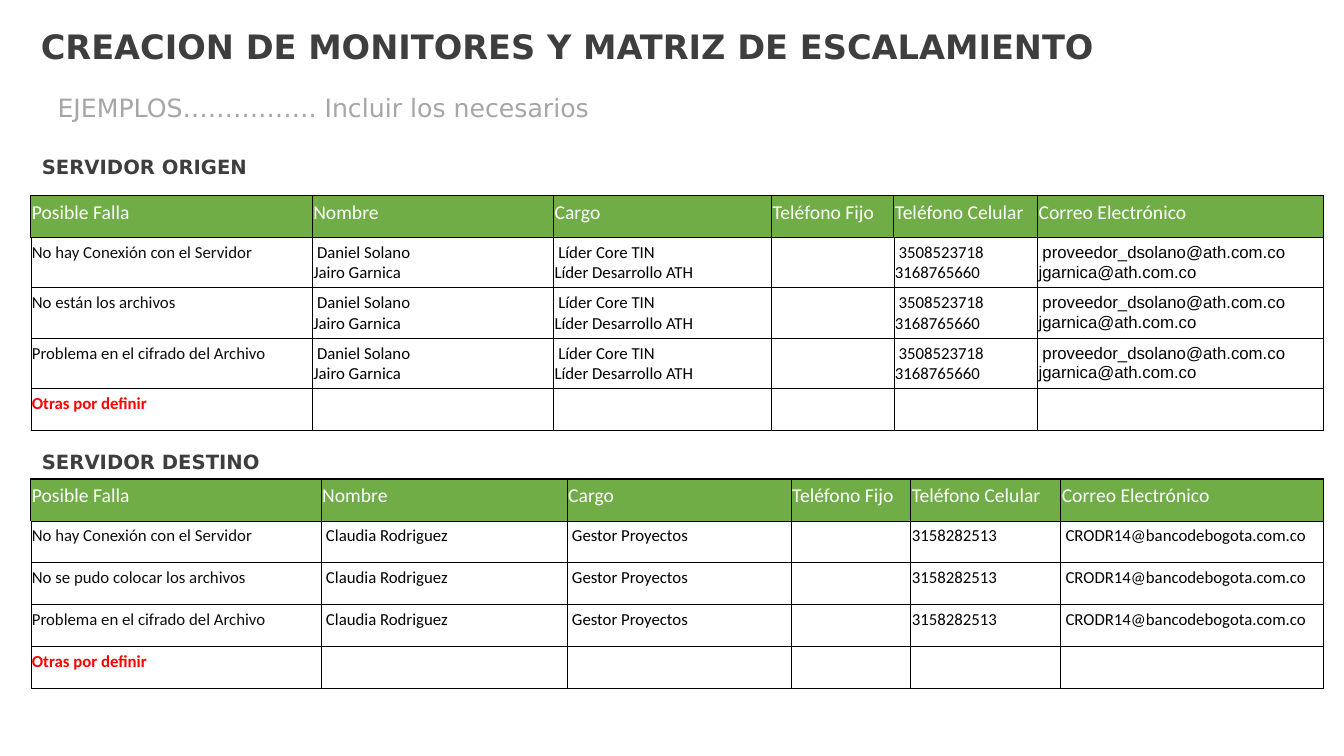
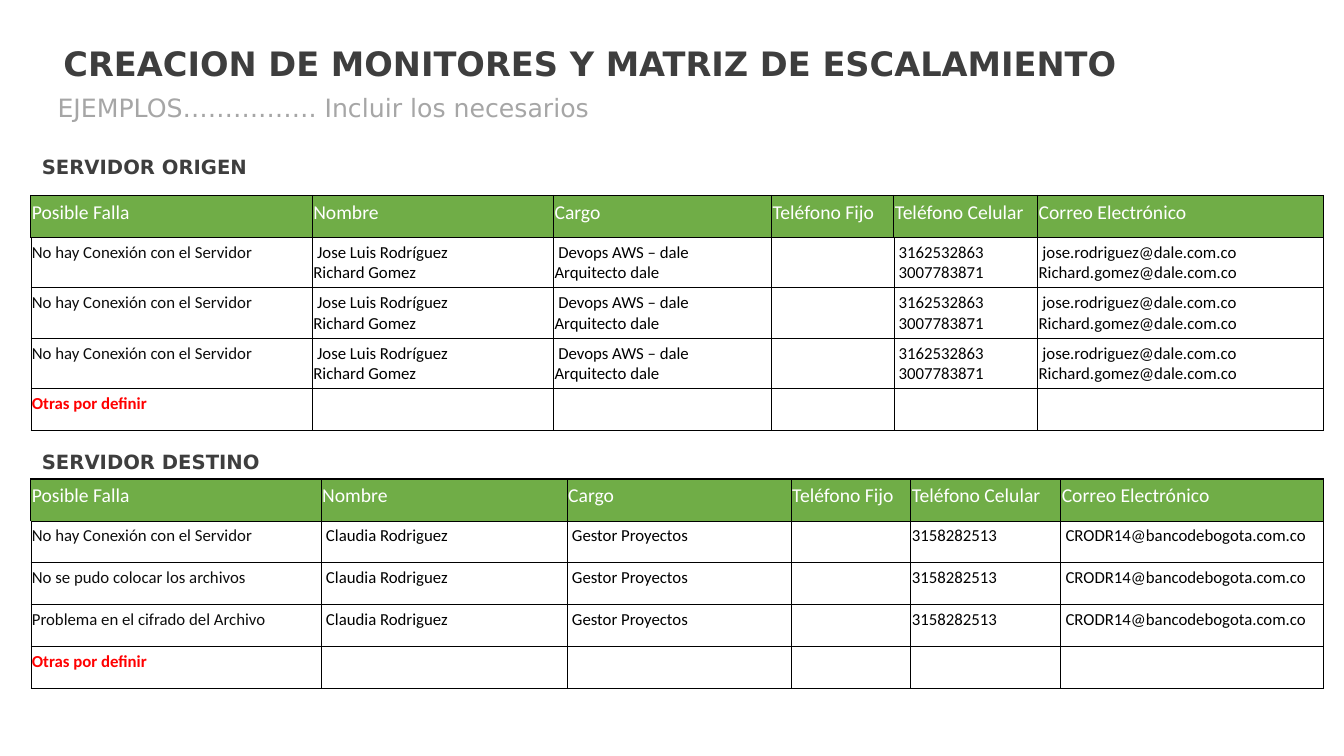
Before and after one commit to keos2017/Flujos-GAW-AWS, a slide deck: slide 10 of RQ35314/Entrega RQ35314_transferenciaArchivos.pptx. Drawn at 1344x756 pixels with LibreOffice and Linux fonts; fonts in the diff are those of the drawing; background and template pictures are left out. Boxes give left, top, right and bottom in pixels: in the first picture for what was removed or moved away, otherwise in the second. Text is boxed around its words. In the diff, an @@ line names an element or a change of style, - is before the commit and + after.

Commit message:
Control de cambio sobre flujo dale cashback, se retira del RQ35314 y se ajusta presentacion powerpoint al igual que el documento

```diff
--- a/RQ35314/Entrega RQ35314_transferenciaArchivos.pptx
+++ b/RQ35314/Entrega RQ35314_transferenciaArchivos.pptx
@@ text "CREACION DE MONITORES Y MATRIZ ...": place and size @@
-text "CREACION DE MONITORES Y MATRIZ ..." at (41,34,1094,60)
+text "CREACION DE MONITORES Y MATRIZ ..." at (63,51,1117,77)
@@ table at (31,196,1324,431) @@
-row 2: No hay Conexión con el Servidor | Daniel Solano / Jairo Garnica | Líder Core TIN / Líder Desarrollo ATH |  | 3508523718 / 3168765660 | proveedor_dsolano@ath.com.co / jgarnica@ath.com.co
+row 2: No hay Conexión con el Servidor | Jose Luis Rodríguez / Richard Gomez | Devops AWS – dale / Arquitecto dale |  | 3162532863 / 3007783871 | jose.rodriguez@dale.com.co / Richard.gomez@dale.com.co
-row 3: No están los archivos | Daniel Solano / Jairo Garnica | Líder Core TIN / Líder Desarrollo ATH |  | 3508523718 / 3168765660 | proveedor_dsolano@ath.com.co / jgarnica@ath.com.co
+row 3: No hay Conexión con el Servidor | Jose Luis Rodríguez / Richard Gomez | Devops AWS – dale / Arquitecto dale |  | 3162532863 / 3007783871 | jose.rodriguez@dale.com.co / Richard.gomez@dale.com.co
-row 4: Problema en el cifrado del Archivo | Daniel Solano / Jairo Garnica | Líder Core TIN / Líder Desarrollo ATH |  | 3508523718 / 3168765660 | proveedor_dsolano@ath.com.co / jgarnica@ath.com.co
+row 4: No hay Conexión con el Servidor | Jose Luis Rodríguez / Richard Gomez | Devops AWS – dale / Arquitecto dale |  | 3162532863 / 3007783871 | jose.rodriguez@dale.com.co / Richard.gomez@dale.com.co
```
Also in this commit, not shown: 6 other slides changed, 1 slide added, 1 slide removed, 6 other files.
